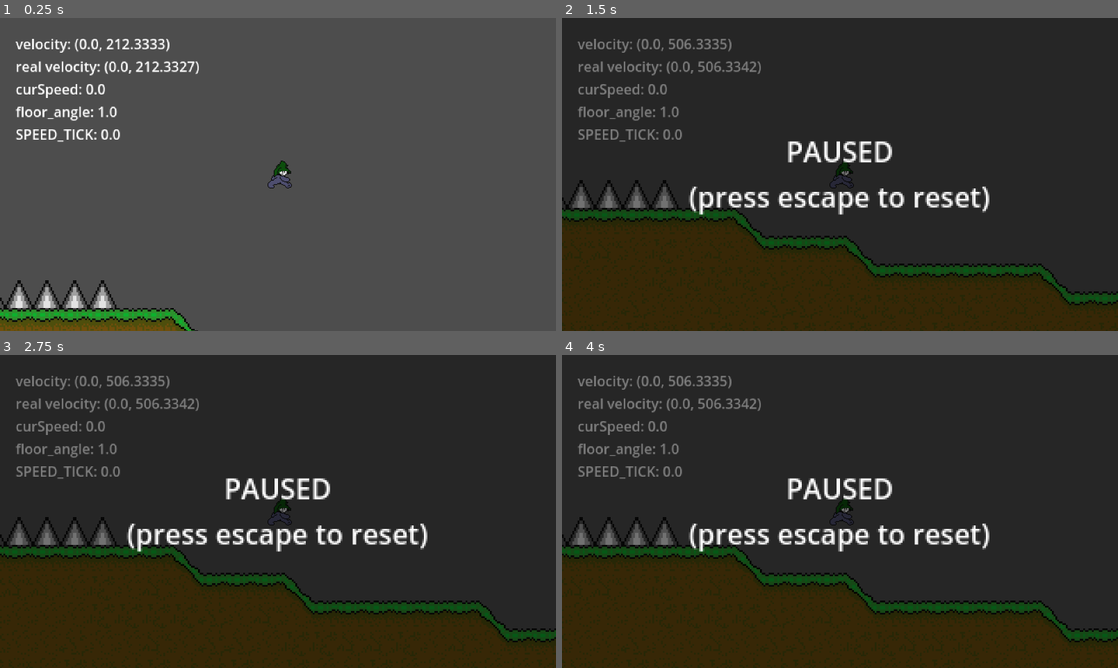
Above: before the commit, frames 1-4 (two rows, left to right).
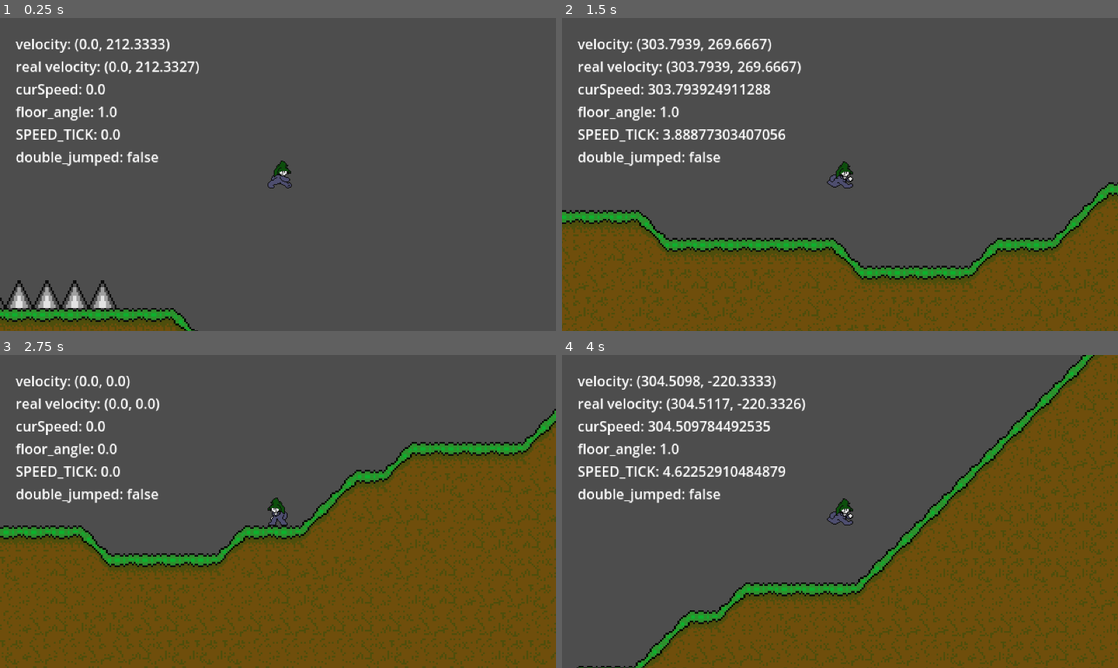
Above: after the commit, the same moments.

Repository: sphis-sinco/Sinco-D-sides
Game: Godot game, scene res://scenes/level_base.tscn
Two runs of this game, one before a commit and one after it. Both use one fixed random seed, a clock stepped at 60 frames per second and the inputs below.
Inputs:
- Up to frame 1 (0.25 s): no input
- Up to frame 2 (1.5 s): tap Enter (Pause, bound only before the commit) at 0.5 s; hold D (Move_Right) from 0.53 s (still down); tap Space (Move_Jump) at 0.6, 0.77, 1.07 s; tap Down (Camera_Down) at 1.35 s
- Up to frame 3 (2.75 s): tap Space (Move_Jump) at 1.52, 1.55, 1.82, 2.3 s; release D (Move_Right) at 2.03 s; tap Left (Camera_Left) at 2.1 s
- Up to frame 4 (4 s): hold D (Move_Right) from 2.78 s (still down); tap Shift (Camera_Move) at 2.85 s; tap Space (Move_Jump) at 3.02, 3.05, 3.32, 3.77, 3.8 s; tap Right (Camera_Right) at 3.6 s

The runs differ from the first frame. In frame 1, 0.5% of the frame differs, in the area x 2-29%, y 42-48%; in frame 2, 99%; in frame 3, 99%, in the area x 0-100%, y 0-100%; in frame 4, 99%.

Commit message:
(honestly annoying) Double jump

Diff:
--- a/project.godot
+++ b/project.godot
@@ -50,12 +50,12 @@
 }
 Pause={
 "deadzone": 0.2,
-"events": [Object(InputEventKey,"resource_local_to_scene":fa …(146 unchanged characters)… se,"keycode":0,"physical_keycode":4194309,"key_label":0,"unicode":0,"location":0,"echo":false,"script":null)
+"events": [Object(InputEventKey,"resource_local_to_scene":fa …(146 unchanged characters)… se,"keycode":0,"physical_keycode":4194305,"key_label":0,"unicode":0,"location":0,"echo":false,"script":null)
 ]
 }
 Pause_Reset={
 "deadzone": 0.2,
-"events": [Object(InputEventKey,"resource_local_to_scene":fa …(146 unchanged characters)… se,"keycode":0,"physical_keycode":4194305,"key_label":0,"unicode":0,"location":0,"echo":false,"script":null)
+"events": [Object(InputEventKey,"resource_local_to_scene":fa …(146 unchanged characters)… se,"keycode":0,"physical_keycode":4194309,"key_label":0,"unicode":0,"location":0,"echo":false,"script":null)
 ]
 }
 Camera_Left={
@@ -87,6 +87,12 @@
 "events": [Object(InputEventKey,"resource_local_to_scene":false,"resource_name":"","device":-1,"window_id":0,"alt_press …(195 unchanged characters)…
 ]
 }
+Move_Up={
+"deadzone": 0.2,
+"events": [Object(InputEventKey,"resource_local_to_scene":false,"resource_name":"","device":-1,"window_id":0,"alt_pressed":false,"shift_pressed":false,"ctrl_pressed":false,"meta_pressed":false,"pressed":false,"keycode":0,"physical_keycode":4194320,"key_label":0,"unicode":0,"location":0,"echo":false,"script":null)
+, Object(InputEventKey,"resource_local_to_scene":false,"resource_name":"","device":-1,"window_id":0,"alt_pressed":false,"shift_pressed":false,"ctrl_pressed":false,"meta_pressed":false,"pressed":false,"keycode":0,"physical_keycode":87,"key_label":0,"unicode":119,"location":0,"echo":false,"script":null)
+]
+}
 
 [rendering]
 
--- a/scenes/level_base.tscn
+++ b/scenes/level_base.tscn
@@ -133,7 +133,7 @@
 script = ExtResource("6_krm4r")
 
 [connection signal="body_entered" from="Gameplay/SceneTileMapLayer/Spike" to="Gameplay/SceneTileMapLayer/Spike" method="_on_body_entered"]
-[connection signal="body_entered" from="Gameplay/SceneTileMapLayer/@Area2D@83744" to="Gameplay/SceneTileMapLayer/@Area2D@83744" method="_on_body_entered"]
-[connection signal="body_entered" from="Gameplay/SceneTileMapLayer/@Area2D@83745" to="Gameplay/SceneTileMapLayer/@Area2D@83745" method="_on_body_entered"]
-[connection signal="body_entered" from="Gameplay/SceneTileMapLayer/@Area2D@83746" to="Gameplay/SceneTileMapLayer/@Area2D@83746" method="_on_body_entered"]
-[connection signal="body_entered" from="Gameplay/SceneTileMapLayer/@Area2D@83747" to="Gameplay/SceneTileMapLayer/@Area2D@83747" method="_on_body_entered"]
+[connection signal="body_entered" from="Gameplay/SceneTileMapLayer/@Area2D@95234" to="Gameplay/SceneTileMapLayer/@Area2D@95234" method="_on_body_entered"]
+[connection signal="body_entered" from="Gameplay/SceneTileMapLayer/@Area2D@95235" to="Gameplay/SceneTileMapLayer/@Area2D@95235" method="_on_body_entered"]
+[connection signal="body_entered" from="Gameplay/SceneTileMapLayer/@Area2D@95236" to="Gameplay/SceneTileMapLayer/@Area2D@95236" method="_on_body_entered"]
+[connection signal="body_entered" from="Gameplay/SceneTileMapLayer/@Area2D@95237" to="Gameplay/SceneTileMapLayer/@Area2D@95237" method="_on_body_entered"]
--- a/scenes/level_base/enable_pausing.gd
+++ b/scenes/level_base/enable_pausing.gd
@@ -1,5 +1,6 @@
 extends Node
 
+@onready var pause_text: Label = $'../../Gameplay/Player/Camera2D/PauseScreen/ColorRect/Pause Text'
 
 # Called when the node enters the scene tree for the first time.
 func _ready() -> void:
@@ -7,3 +8,5 @@
 	LevelBase.pause_screen = $'../../Gameplay/Player/Camera2D/PauseScreen'
 	LevelBase.can_toggle_pause = true
 	LevelBase.paused = false
+
+	pause_text.text = 'PAUSED\nPress enter to reset'
--- a/scenes/level_base/player.gd
+++ b/scenes/level_base/player.gd
@@ -6,6 +6,8 @@
 var CUR_SPEED = 300.0
 const SPEED = 300.0
 const JUMP_VELOCITY = -400.0
+const DOUBLE_JUMP_ADDITIONAL_VELOCITY = -200.0
+var double_jumped = false
 
 @onready var animated_sprite_2d: AnimatedSprite2D = $AnimatedSprite2D
 
@@ -38,6 +40,8 @@
 
 	if not is_on_floor():
 		velocity += get_gravity() * delta
+	else:
+		double_jumped = false
 
 	if not ded:
 		horizontal_direction()
@@ -66,6 +70,10 @@
 		else:
 			random_jump_num =  1
 		velocity.y = JUMP_VELOCITY
+	elif Input.is_action_just_pressed('Move_Jump') and Input.is_action_pressed('Move_Up'):
+		if not double_jumped and not is_on_floor() and velocity.y > JUMP_VELOCITY / 2:
+			double_jumped = true
+			velocity.y += JUMP_VELOCITY + DOUBLE_JUMP_ADDITIONAL_VELOCITY
 
 func horizontal_direction():
 	direction = 0
@@ -107,6 +115,7 @@
 	label.text +='\ncurSpeed: ' + str(CUR_SPEED)
 	label.text +='\nfloor_angle: ' + str(floor_angle)
 	label.text +='\nSPEED_TICK: ' + str(SPEED_TICK)
+	label.text +='\ndouble_jumped: ' + str(double_jumped)
 
 func speed_tick():
 	if abs(direction) > 0 and not is_on_wall():
@@ -131,7 +140,10 @@
 	elif is_on_floor():
 		animated_sprite_2d.play('idle')
 	else:
-		animated_sprite_2d.play('jump-'+str(random_jump_num))
+		if abs(velocity.y) > JUMP_VELOCITY and double_jumped:
+			animated_sprite_2d.play('jump-double')
+		else:
+			animated_sprite_2d.play('jump-'+str(random_jump_num))
 
 	if ded:
 		animated_sprite_2d.play('death')
--- a/scenes/level_base/player.tscn
+++ b/scenes/level_base/player.tscn
@@ -20,6 +20,10 @@
 [sub_resource type="AtlasTexture" id="AtlasTexture_41fun"]
 atlas = ExtResource("2_41fun")
 region = Rect2(96, 0, 32, 32)
+
+[sub_resource type="AtlasTexture" id="AtlasTexture_17uvc"]
+atlas = ExtResource("2_41fun")
+region = Rect2(224, 0, 32, 32)
 
 [sub_resource type="AtlasTexture" id="AtlasTexture_47vfl"]
 atlas = ExtResource("2_41fun")
@@ -69,6 +73,14 @@
 }],
 "loop": true,
 "name": &"jump-2",
+"speed": 5.0
+}, {
+"frames": [{
+"duration": 1.0,
+"texture": SubResource("AtlasTexture_17uvc")
+}],
+"loop": true,
+"name": &"jump-double",
 "speed": 5.0
 }, {
 "frames": [{
@@ -124,4 +136,4 @@
 
 [node name="AnimatedSprite2D" type="AnimatedSprite2D" parent="."]
 sprite_frames = SubResource("SpriteFrames_t1id3")
-animation = &"pre-walk"
+animation = &"jump-double"
Binary file changed: .dev/characters/Osin.aseprite
Binary file changed: assets/characters/Osin.png
Not shown: 1 places in scenes/level_base/player.tscn that only renumber resources
